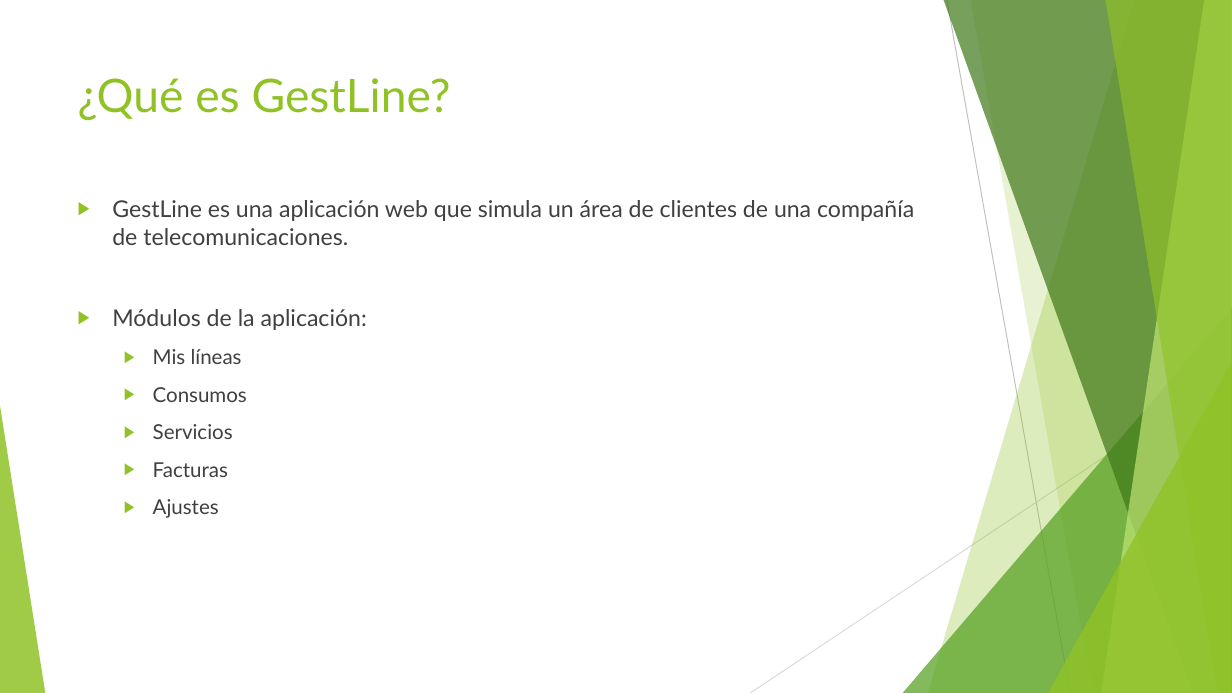
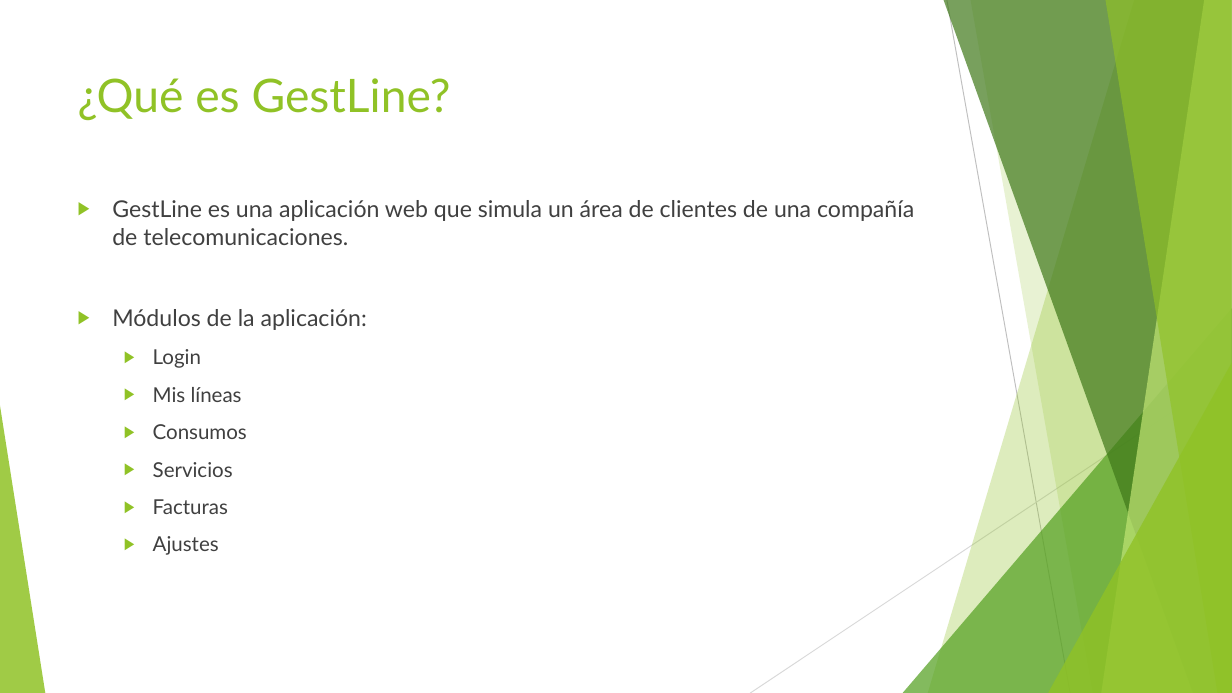
Before and after one commit to franferrerrodriguez/GestLine, a slide deck: slide 2 of Memoria y presentación/Presentación.pptx. Drawn at 1232x693 pixels with LibreOffice and Linux fonts; fonts in the diff are those of the drawing. Boxes give left, top, right and bottom in pixels: in the first picture for what was removed or moved away, otherwise in the second. Text is boxed around its words. In the diff, an @@ line names an element or a change of style, - is before the commit and + after.

Commit message:
ppt

```diff
--- a/Memoria y presentación/Presentación.pptx
+++ b/Memoria y presentación/Presentación.pptx
@@ text at (153, 349, 201, 368): paragraph added @@
+  ▶ Login
```
